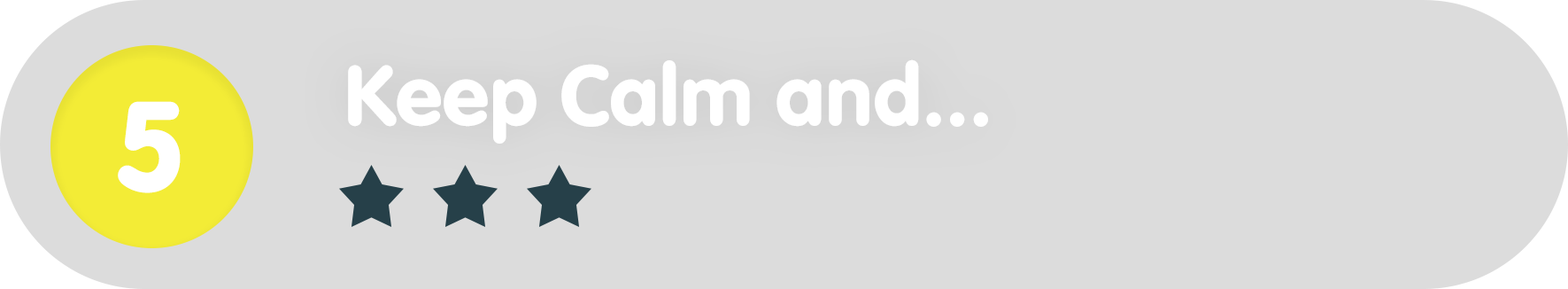
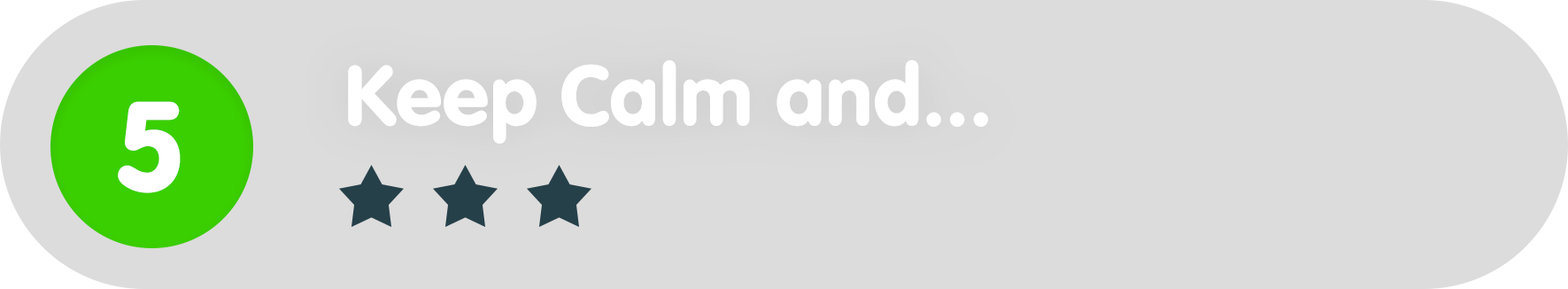
The second w=1568, h=289 image is a revision of the first. Changes to its layers:
painted on "Ellipse_green" over [50, 45, 254, 248]
